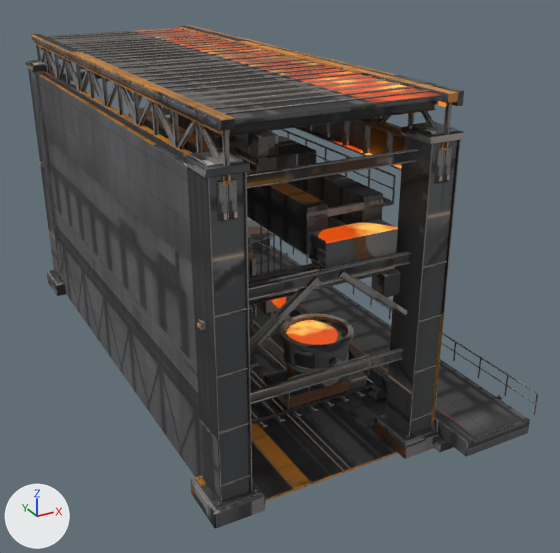
Renders of the glTF model Scene3D/assets/parts-colony/pourBay.glb from each side of a commit.
One viewpoint serves both versions: a 50 mm lens placed at (-12.8, -34.9, 20.8), pointed at (4.8, -2.9, 4.9). The axes (+X, +Y, +Z) are drawn at lower left. The lights are the same throughout. The picture after the commit comes second. Vertices at exactly the same position are counted once.

Names of what the first picture shows: 'pourBay'.
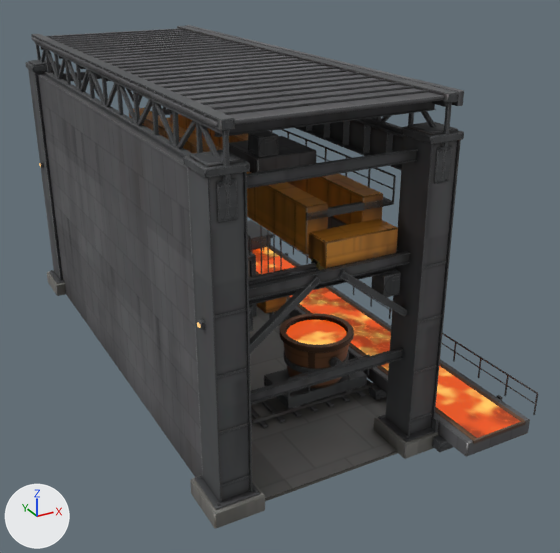
Changed parts and their boxes (x1, y1, x2, y2) in the pictures (560 x 553 px):
part 1 of me_pourbay, cut back (mostly hidden)
    before: (45, 49, 448, 404)
    after: (36, 45, 452, 181)
part 2 of me_pourbay, surface changed
    both: (25, 25, 538, 529)

What changed in the scene script:
```text
Change me_pourbay:
    used by ob_pourbay; location = (0.0, 0.0, 0.0)
    remove me_pourbay.from_pydata(...)  # 9000 vertices, 12761 faces; spans x -3.7..11.1, y -15.0..13.2, z -0.1..15.7
    add me_pourbay.from_pydata(...)  # 9481 vertices, 13258 faces; spans x -3.7..11.1, y -15.0..13.2, z -0.1..15.7
    me_pourbay part 1: 49 vertices moved within x -2.7..6.5, y -12.8..12.8, z 3.8..15.3; 84 vertices removed from x -1.9..5.7, y -12.1..12.1, z 3.6..11.2; 590 vertices added at x -2.7..6.5, y -12.9..12.9, z 2.6..15.3
    me_pourbay part 2: 11980 kept faces spanning x -3.7..11.1, y -15.0..13.2, z -0.1..15.7 get new texture (UV) coordinates
    other edits to the shape of me_pourbay do not show in these pictures
```
